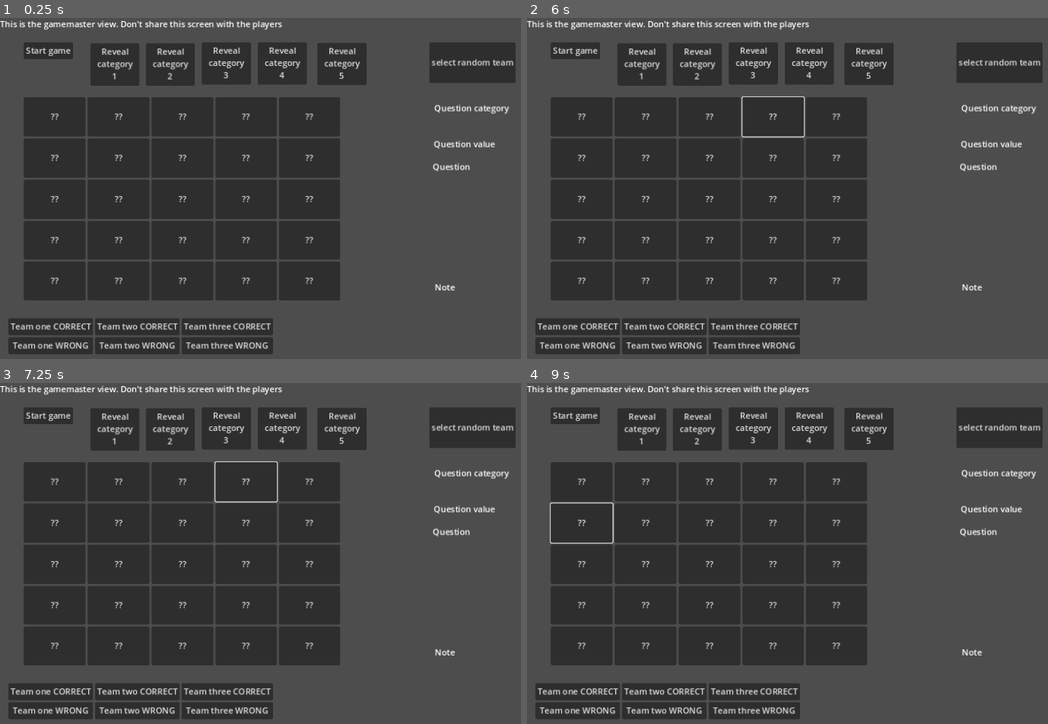
Above: before the commit, frames 1-4 (two rows, left to right).
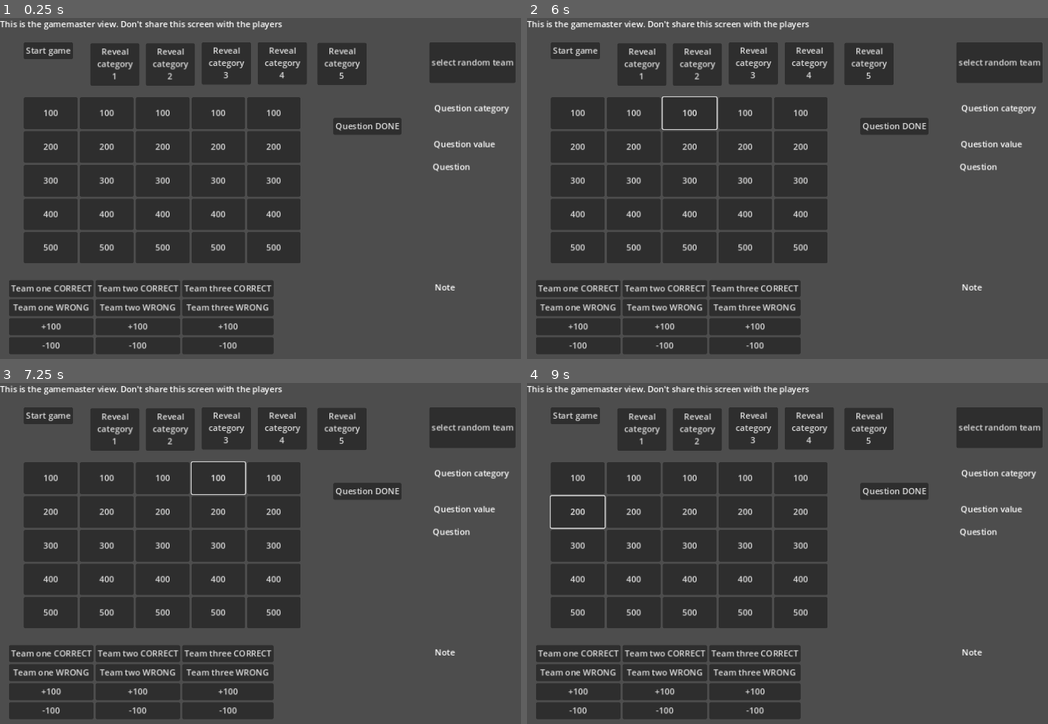
Above: after the commit, the same moments.

Repository: karel1980/jeopardy
Game: Godot game, scene res://main.tscn
The game is run twice, just before and just after one commit, with the same random seed, the same clock (stepped at 60 frames per second) and the same inputs.
Inputs (mouse positions are in pixels of both pictures, inside the frame that each line leads up to):
- Up to frame 1 (0.25 s): no input
- Up to frame 2 (6 s): click "select random team" at 0.5 s; click (579, 116) at 1.25 s, where only the run before the commit has a clickable "??"; click (579, 113) at 2 s, where only the run after the commit has a clickable "100"; click (646, 116) at 2.75 s, where only the run before the commit has a clickable "??"; click (631, 113) at 3.5 s, where only the run after the commit has a clickable "100"; click (709, 116) at 4.25 s, where only the run before the commit has a clickable "??"; click (688, 113) at 5 s, where only the run after the commit has a clickable "100"; click (771, 116) at 5.75 s, where only the run before the commit has a clickable "??"
- Up to frame 3 (7.25 s): click (218, 478) at 6.5 s, where only the run after the commit has a clickable "100"
- Up to frame 4 (9 s): click (834, 481) at 7.25 s, where only the run before the commit has a clickable "??"; click (803, 478) at 8 s, where only the run after the commit has a clickable "100"; click (579, 522) at 8.75 s, where only the run before the commit has a clickable "??"

The runs differ from the first frame. In frame 1, 16% of the frame differs, in the area x 1-78%, y 23-99%; in frame 2, 16%, in the area x 1-78%, y 22-99%; in frame 3, 16%; in frame 4, 16%.
Error in both runs: Cannot call method 'get_as_text' on a null value. (res://main.gd:16)

Commit message:
Controls to manually adjust scores and mark questions finished
- Manual score adjustments in case a mistake was made
- Mark question finished when no-one guessed and we want to discard the question

Diff:
--- a/frontend/main.gd
+++ b/frontend/main.gd
@@ -4,7 +4,7 @@
 var playerview
 
 var points = [ 100, 200, 300, 400, 500 ] # duplicated in playerview.gd
-var current_question_points = null
+var current_question = []
 
 @onready var questions := $questions
 
@@ -17,14 +17,16 @@
 var categories = data ["categories"]
 
 func _ready() -> void:
+	print("main ready")
 	var win = get_window()
 	win.gui_embed_subwindows = false
 
 	var playerwin = Window.new()
 	playerwin.size = get_tree().root.size
 	playerview = playerview_scene.instantiate()
+	playerview.init_game(data)
+
 	playerwin.add_child(playerview)
-
 	add_child(playerwin)
 
 	playerwin.content_scale_aspect = win.content_scale_aspect
@@ -42,18 +44,18 @@
 	var btn = Button.new()
 	btn.size_flags_horizontal = Control.SIZE_EXPAND_FILL
 	btn.size_flags_vertical = Control.SIZE_EXPAND_FILL
-	btn.text = "??"
+	btn.text = str(points[q])
 	btn.pressed.connect(Callable(self, "show_question").bind(cat, q))
 	#btn.pressed.connect(self.show_question)
 	return btn
 
 func show_question(cat_idx, question_idx):
-	if current_question_points:
-		current_question_points = null
+	if current_question:
+		current_question = null
 		playerview.hide_question()
 	else:
 		question_category.text = categories[cat_idx]["name"]
-		current_question_points = points[question_idx]
+		current_question = [cat_idx, question_idx]
 		question_value.text = str(points[question_idx])
 		question.text = categories[cat_idx]["questions"][question_idx]["q"]
 		if "n" in categories[cat_idx]["questions"][question_idx]:
@@ -66,7 +68,7 @@
 	pass
 
 func _on_start_game_pressed() -> void:
-	playerview.init_game(data)
+	playerview.start_game()
 
 func on_reveal_category_pressed(cat_idx: int) -> void:
 	playerview.reveal_category(cat_idx)
@@ -74,16 +76,31 @@
 func on_random_team_pressed() -> void:
 	playerview.select_random_team()
 
+func _on_team_correct_pressed(team_idx: int) -> void:
+	print("correct pressed", current_question)
+	if current_question:
+		playerview.scoreboard.increase_score(team_idx, points[current_question[1]])
+		mark_question_completed()
+	current_question = null
 
-func _on_team_correct_pressed(team_idx: int) -> void:
-	if current_question_points:
-		print("should add ", current_question_points)
-		playerview.scoreboard.increase_score(team_idx, current_question_points)
+func mark_question_completed():
+	print("sig received")
+	if current_question:
+		var btn = get_question_button(current_question[0], current_question[1])
+		btn.text = "---"
+		playerview.mark_question_completed(current_question[0], current_question[1])
 		playerview.hide_question()
-	current_question_points = null
+		current_question = null
+
+func get_question_button(cat_idx, question_idx):
+	return questions.get_child(question_idx * 5 + cat_idx)
 
 func _on_team_wrong_pressed(team_idx: int) -> void:
-	if current_question_points:
-		playerview.scoreboard.decrease_score(team_idx, current_question_points)
-		playerview.hide_question()
-	current_question_points = null
+	if current_question:
+		playerview.scoreboard.decrease_score(team_idx, points[current_question[1]])
+
+func _on_manual_score_increase(team_idx: int) -> void:
+	playerview.scoreboard.increase_score(team_idx, 100)
+
+func _on_manual_score_decrease(team_idx: int) -> void:
+	playerview.scoreboard.decrease_score(team_idx, 100)
--- a/frontend/main.tscn
+++ b/frontend/main.tscn
@@ -73,8 +73,8 @@
 [node name="questions" type="GridContainer" parent="."]
 offset_left = 45.0
 offset_top = 150.0
-offset_right = 644.0
-offset_bottom = 534.0
+offset_right = 569.0
+offset_bottom = 464.0
 columns = 5
 
 [node name="question_category" type="Label" parent="."]
@@ -110,10 +110,10 @@
 autowrap_mode = 3
 
 [node name="GridContainer" type="GridContainer" parent="."]
-offset_left = 16.0
-offset_top = 568.0
-offset_right = 517.0
-offset_bottom = 634.0
+offset_left = 17.0
+offset_top = 496.0
+offset_right = 518.0
+offset_bottom = 632.0
 columns = 3
 
 [node name="team_1_correct" type="Button" parent="GridContainer"]
@@ -140,6 +140,37 @@
 layout_mode = 2
 text = "Team three WRONG"
 
+[node name="team_1_plus_100" type="Button" parent="GridContainer"]
+layout_mode = 2
+text = "+100"
+
+[node name="team_2_plus_100" type="Button" parent="GridContainer"]
+layout_mode = 2
+text = "+100"
+
+[node name="team_3_plus_100" type="Button" parent="GridContainer"]
+layout_mode = 2
+text = "+100"
+
+[node name="team_1_minus_100" type="Button" parent="GridContainer"]
+layout_mode = 2
+text = "-100"
+
+[node name="team_2_minus_100" type="Button" parent="GridContainer"]
+layout_mode = 2
+text = "-100"
+
+[node name="team_3_minus_100" type="Button" parent="GridContainer"]
+layout_mode = 2
+text = "-100"
+
+[node name="Button" type="Button" parent="."]
+offset_left = 631.0
+offset_top = 189.0
+offset_right = 760.0
+offset_bottom = 220.0
+text = "Question DONE"
+
 [connection signal="pressed" from="start game" to="." method="_on_start_game_pressed"]
 [connection signal="pressed" from="reveal_cat_0" to="." method="on_reveal_category_pressed" binds= [0]]
 [connection signal="pressed" from="reveal_cat_1" to="." method="on_reveal_category_pressed" binds= [1]]
@@ -153,3 +184,10 @@
 [connection signal="pressed" from="GridContainer/team_1_wrong" to="." method="_on_team_wrong_pressed" binds= [0]]
 [connection signal="pressed" from="GridContainer/team_2_wrong" to="." method="_on_team_wrong_pressed" binds= [1]]
 [connection signal="pressed" from="GridContainer/team_3_wrong" to="." method="_on_team_wrong_pressed" binds= [2]]
+[connection signal="pressed" from="GridContainer/team_1_plus_100" to="." method="_on_manual_score_increase" binds= [0]]
+[connection signal="pressed" from="GridContainer/team_2_plus_100" to="." method="_on_manual_score_increase" binds= [1]]
+[connection signal="pressed" from="GridContainer/team_3_plus_100" to="." method="_on_manual_score_increase" binds= [2]]
+[connection signal="pressed" from="GridContainer/team_1_minus_100" to="." method="_on_manual_score_decrease" binds= [0]]
+[connection signal="pressed" from="GridContainer/team_2_minus_100" to="." method="_on_manual_score_decrease" binds= [1]]
+[connection signal="pressed" from="GridContainer/team_3_minus_100" to="." method="_on_manual_score_decrease" binds= [2]]
+[connection signal="pressed" from="Button" to="." method="mark_question_completed"]
--- a/frontend/playerview.gd
+++ b/frontend/playerview.gd
@@ -23,6 +23,13 @@
 var cat_button = null
 
 func _ready() -> void:
+	print("playerview ready")
+
+	init_category_buttons()
+	init_question_buttons()
+
+	scoreboard.init_game(game)
+
 	intro_screen.show()
 	questionboard.hide()
 	scoreboard.hide()
@@ -31,17 +38,14 @@
 	pass
 
 func init_game(game_data):
-
+	print("playerview init_game")
 	game = game_data
 	categories = game["categories"]
-	scoreboard.init_game(game_data)
 
+func start_game():
 	intro_screen.hide()
 	questionboard.show()
 	scoreboard.show()
-
-	init_category_buttons()
-	init_question_buttons()
 
 func reveal_category(cat_idx):
 	var sz = get_window().size
@@ -143,7 +147,8 @@
 	btn.text = categories[cat_idx]["questions"][points_idx]["q"]
 
 	btn.position = Vector2(1, 1)
-	btn.size = sz
+	print(questionboard.size)
+	btn.size = questionboard.size
 
 	var tween = create_tween()
 	tween.tween_property(btn, "position", Vector2(1,1), 0.7)
@@ -158,6 +163,9 @@
 			#clear_category_if_complete(cat_idx)
 		#state[0] += 1
 	#btn.pressed.connect(update_button)
+
+func mark_question_completed(cat_idx, question_idx):
+	get_question_button(cat_idx, question_idx).text = ""
 
 func clear_category_if_complete(cat_idx):
 	var btn = category_buttons[cat_idx]
--- a/frontend/scoreboard.gd
+++ b/frontend/scoreboard.gd
@@ -3,13 +3,25 @@
 var scores = [ 0, 0, 0 ]
 var data
 var teams
+var current_team = -1
 
-var current_team = -1
-var highlight_none = Color(1, 1, 1, 1)
+var score_positive_style := StyleBoxFlat.new()
+var score_neutral_style
+var score_negative_style := StyleBoxFlat.new()
+
 var highlight_color = Color(1, 1, 0.5, 1)
+var mod_color_none = Color(1,1,1,1)
 
 @onready var widgets = [ $"team 1/name", $"team 2/name", $"team 3/name" ]
 @onready var score_labels = [ $"team 1/score", $"team 2/score", $"team 3/score" ]
+
+func _ready() -> void:
+	score_neutral_style = score_labels[0].get_theme_stylebox("normal")
+	score_positive_style.bg_color = Color(0,1,0,1)
+	score_negative_style.bg_color = Color(1,.2,.2,1)
+
+func _process(_delta: float) -> void:
+	pass
 
 func select_random_team():
 	current_team = randi_range(0, 2)
@@ -18,41 +30,35 @@
 	var t = create_tween()
 
 	if current_team == -1: # nobody selected, just highlight team 0
-		t.tween_property(widgets[0], "modulate", highlight_none, 0.2)
+		t.tween_property(widgets[0], "modulate", mod_color_none, 0.2)
 	elif current_team == 0: # 0 already selected
 		pass
 	else:
-		t.tween_property(widgets[current_team], "modulate", highlight_none, 0.2)
+		t.tween_property(widgets[current_team], "modulate", mod_color_none, 0.2)
 		t.parallel().tween_property(widgets[0], "modulate", highlight_color, 0.2)
 
 	# TODO: play 'bloop bloop' sound
 	for i in range(3):
-		t.tween_property(widgets[0], "modulate", highlight_none, 0.2)
+		t.tween_property(widgets[0], "modulate", mod_color_none, 0.2)
 		t.parallel().tween_property(widgets[1], "modulate", highlight_color, 0.2)
 
-		t.tween_property(widgets[1], "modulate", highlight_none, 0.2)
+		t.tween_property(widgets[1], "modulate", mod_color_none, 0.2)
 		t.parallel().tween_property(widgets[2], "modulate", highlight_color, 0.2)
 
-		t.tween_property(widgets[2], "modulate", highlight_none, 0.2)
+		t.tween_property(widgets[2], "modulate", mod_color_none, 0.2)
 		t.parallel().tween_property(widgets[0], "modulate", highlight_color, 0.2)
 
 	# after 10 iterations team 0 is highlighted
 	# we must modulate a bit more until we hit the selected team
 
 	if current_team > 0:
-		t.tween_property(widgets[0], "modulate", highlight_none, 0.2)
+		t.tween_property(widgets[0], "modulate", mod_color_none, 0.2)
 		t.parallel().tween_property(widgets[1], "modulate", highlight_color, 0.2)
 
 	if current_team > 1:
-		t.tween_property(widgets[1], "modulate", highlight_none, 0.2)
+		t.tween_property(widgets[1], "modulate", mod_color_none, 0.2)
 		t.parallel().tween_property(widgets[2], "modulate", highlight_color, 0.2)
 
-
-func _ready() -> void:
-	pass
-
-func _process(_delta: float) -> void:
-	pass
 
 func init_game(game_data):
 	data = game_data
@@ -65,14 +71,27 @@
 	# TODO: add some code to avoid running 2 tweens in parallel (basically disable the button until done)
 	var t = create_tween()
 	if team_idx != current_team:
-		t.tween_property(widgets[current_team], "modulate", highlight_none, 0.2)
+		t.tween_property(widgets[current_team], "modulate", mod_color_none, 0.2)
 		current_team = team_idx
 		t.tween_property(widgets[team_idx], "modulate", highlight_color, 0.2)
 
 func increase_score(team_idx, points):
 	scores[team_idx] += points
 	score_labels[team_idx].text = str(scores[team_idx])
+	update_score_color(team_idx)
 
 func decrease_score(team_idx, points):
 	scores[team_idx] -= points
 	score_labels[team_idx].text = str(scores[team_idx])
+	update_score_color(team_idx)
+
+func update_score_color(team_idx):
+	if scores[team_idx] == 0:
+		score_labels[team_idx].add_theme_stylebox_override("normal", score_neutral_style)
+		score_labels[team_idx].add_theme_color_override("font_color", Color(1,1,1,1))
+	elif scores[team_idx] < 0:
+		score_labels[team_idx].add_theme_stylebox_override("normal", score_negative_style)
+		score_labels[team_idx].add_theme_color_override("font_color", Color(1,1,1,1))
+	else:
+		score_labels[team_idx].add_theme_stylebox_override("normal", score_positive_style)
+		score_labels[team_idx].add_theme_color_override("font_color", Color(0,0,0,1))
--- a/frontend/scoreboard.tscn
+++ b/frontend/scoreboard.tscn
@@ -1,9 +1,13 @@
-[gd_scene load_steps=3 format=3 uid="uid://oqn6pb732n5a"]
+[gd_scene load_steps=5 format=3 uid="uid://oqn6pb732n5a"]
 
 [ext_resource type="Script" path="res://scoreboard.gd" id="1_7f0bc"]
 
 [sub_resource type="StyleBoxFlat" id="StyleBoxFlat_v4bp6"]
 bg_color = Color(0.790723, 0.64075, 0.972566, 1)
+
+[sub_resource type="Theme" id="Theme_mx8hg"]
+
+[sub_resource type="StyleBoxFlat" id="StyleBoxFlat_v8nbg"]
 
 [node name="scoreboard" type="HBoxContainer"]
 alignment = 1
@@ -29,7 +33,9 @@
 custom_minimum_size = Vector2(50, 30)
 layout_mode = 2
 size_flags_vertical = 6
+theme = SubResource("Theme_mx8hg")
 theme_override_font_sizes/font_size = 18
+theme_override_styles/normal = SubResource("StyleBoxFlat_v8nbg")
 text = "0"
 horizontal_alignment = 1
 vertical_alignment = 1
@@ -56,7 +62,9 @@
 custom_minimum_size = Vector2(50, 30)
 layout_mode = 2
 size_flags_vertical = 6
+theme = SubResource("Theme_mx8hg")
 theme_override_font_sizes/font_size = 18
+theme_override_styles/normal = SubResource("StyleBoxFlat_v8nbg")
 text = "0"
 horizontal_alignment = 1
 vertical_alignment = 1
@@ -83,7 +91,9 @@
 custom_minimum_size = Vector2(50, 30)
 layout_mode = 2
 size_flags_vertical = 6
+theme = SubResource("Theme_mx8hg")
 theme_override_font_sizes/font_size = 18
+theme_override_styles/normal = SubResource("StyleBoxFlat_v8nbg")
 text = "0"
 horizontal_alignment = 1
 vertical_alignment = 1
